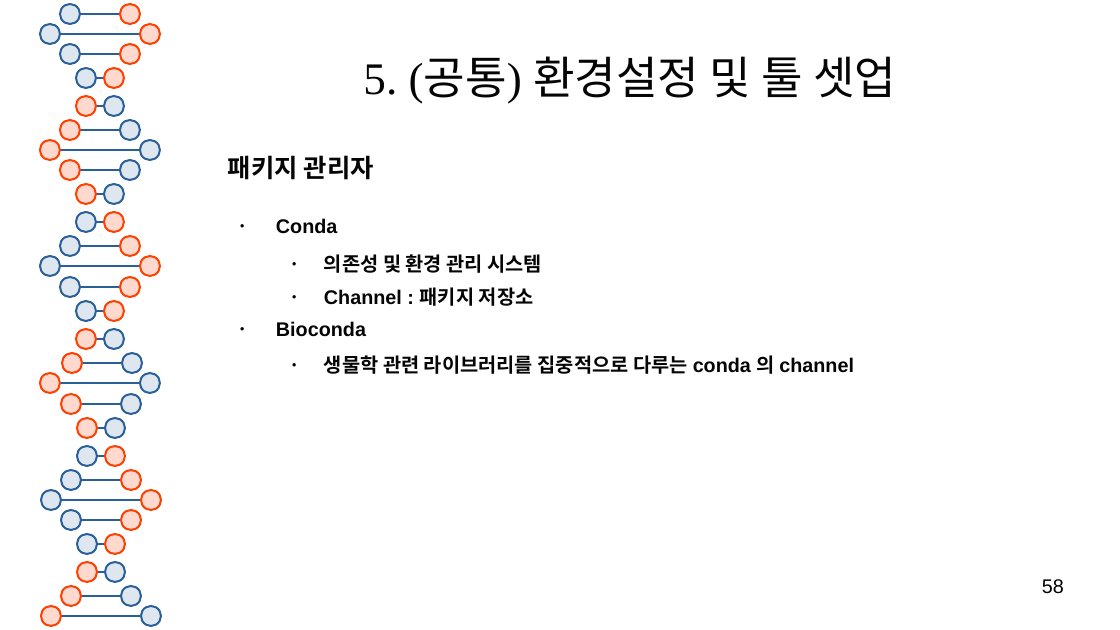
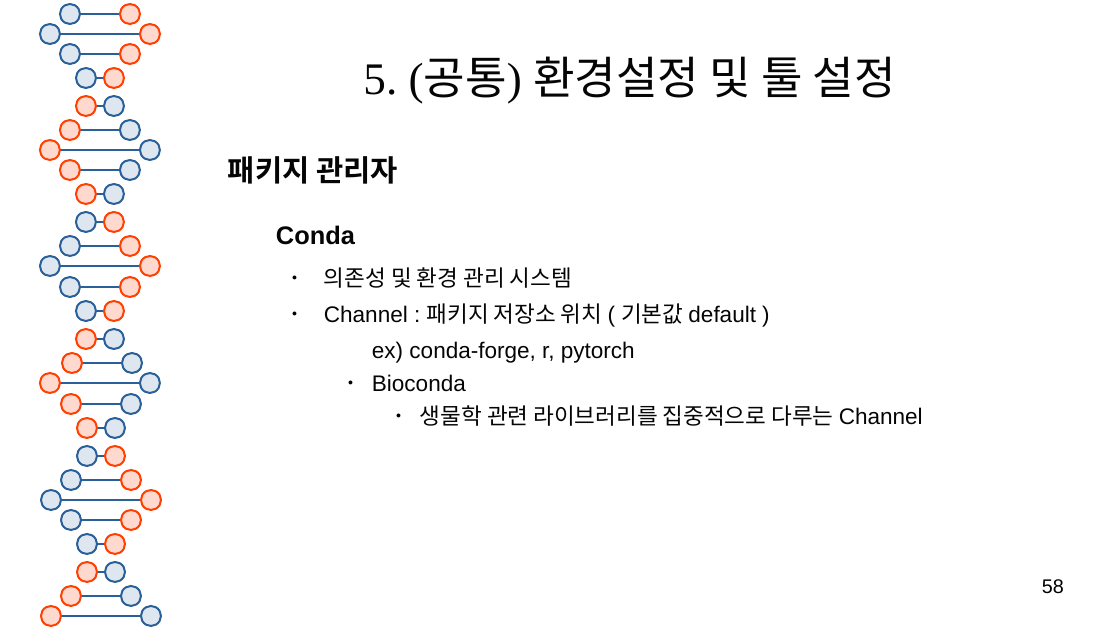
Before and after one commit to SHINKHO/bioinformatics_phase, a slide deck: slide 58 of docs/bioinformatics툴_분석.odp. Drawn at 1120x630 pixels with LibreOffice and Linux fonts; fonts in the diff are those of the drawing. Boxes give left, top, right and bottom in pixels: in the first picture for what was removed or moved away, otherwise in the second. Text is boxed around its words. In the diff, an @@ line names an element or a change of style, - is before the commit and + after.

Commit message:
환경설정 완, 툴 사용 작성중

```diff
--- a/docs/bioinformatics툴_분석.odp
+++ b/docs/bioinformatics툴_분석.odp
@@ title at [363, 56, 896, 103]: text changed @@
-5. (공통) 환경설정 및 툴 셋업
+5. (공통) 환경설정 및 툴 설정
@@ text at [228, 156, 572, 392]: size 18 to 21 pt in "패키지 관리자"; size 14 to 18 pt in "Conda"; size 14 to 16 pt, bold off in "의존성 및 환경 관리 시스템", "Bioconda"; bullet ● to none; list level 2 to 4 in "Bioconda" @@
@@ text at [324, 303, 756, 363]: text changed; size 14 to 16 pt; bold off @@
-    ● Channel : 패키지 저장소
+    ● Channel : 패키지 저장소 위치 ( 기본값 default )
+      ex) conda-forge, r, pytorch
@@ text at [420, 405, 923, 426]: text changed; size 14 to 16 pt; bold off @@
-    ● 생물학 관련 라이브러리를 집중적으로 다루는 conda 의 channel
+        ● 생물학 관련 라이브러리를 집중적으로 다루는 Channel
```
Also in this commit, not shown: 1 other slide changed, 5 slides added.
